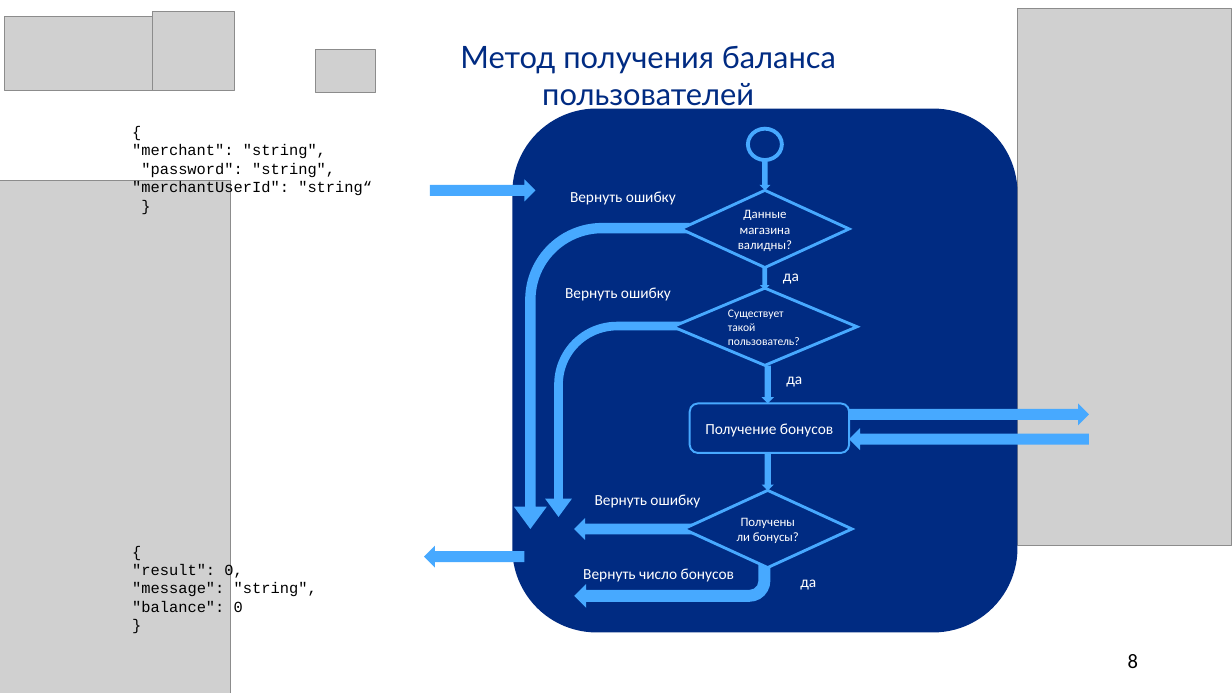
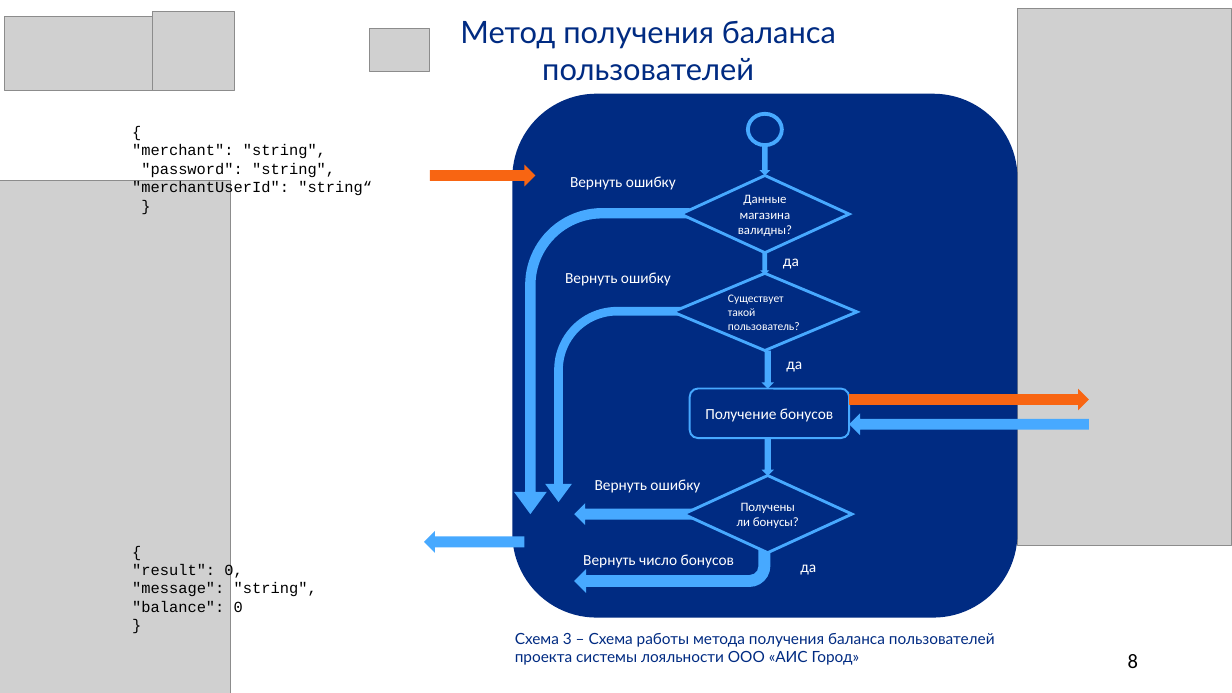
Before and after one commit to SalminaTatyana/DiplomNote, a slide deck: slide 8 of Иванова.pptx. Drawn at 1232x693 pixels with LibreOffice and Linux fonts; fonts in the diff are those of the drawing; grey boxes stand for pictures. Boxes give left, top, right and bottom in pixels: in the first picture for what was removed or moved away, otherwise in the second. Text is boxed around its words. In the diff, an @@ line names an element or a change of style, - is before the commit and + after.

```diff
--- a/Иванова.pptx
+++ b/Иванова.pptx
@@ picture: place and size @@
-picture at [315,50,375,92]
+picture at [370,29,430,71]
@@ text "Метод получения баланса пользователей" rewrapped from [460,46,836,111] to [460,21,836,81] @@
@@ right arrow at [430,165,535,187]: fill #47A9FF to #F86512 @@
@@ 9 right arrows, 7 texts, 3 diamonds, 3 bent arrows, 2 rounded rectangles, 1 ellipse: place and size @@
-9 right arrows, 7 texts, 3 diamonds, 3 bent arrows, 2 rounded rectangles, 1 ellipse at [424,108,1090,632]
+9 right arrows, 7 texts, 3 diamonds, 3 bent arrows, 2 rounded rectangles, 1 ellipse at [424,93,1090,617]
@@ right arrow at [849,389,1090,411]: fill #47A9FF to #F86512 @@
@@ text added at [515,633,995,665], 12 pt, text #002B82 @@
+Схема 3 – Схема работы метода получения баланса пользователей проекта системы лояльности ООО «АИС Город»
```
Also in this commit, not shown: 10 other slides changed.
